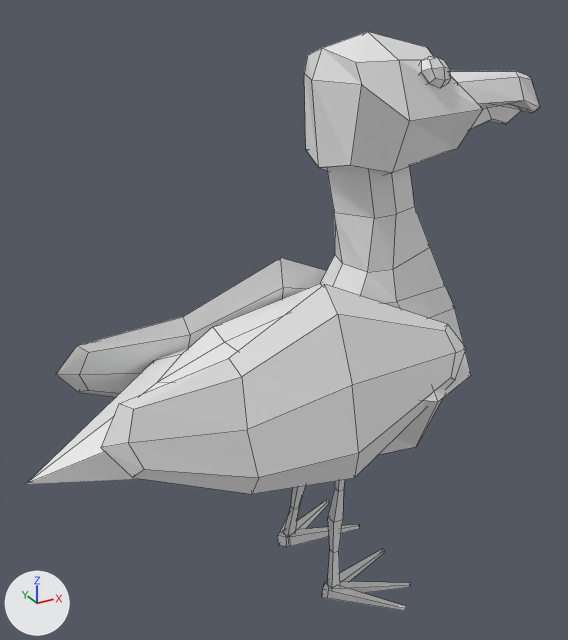
The Blender file 09_NPC/Model/Mr_Birds.blend as it was, and as the next commit left it.
The view is the same before and after, from a 50 mm camera at (-7.58, -12.81, 12.76) aimed at (-0.34, 0.36, 6.17). The axes (+X, +Y, +Z) are drawn at lower left. The lights are the same throughout. Mesh edges are drawn as thin lines.

Names of what the first picture shows: 'Darker', 'bec', 'body', 'foot'.
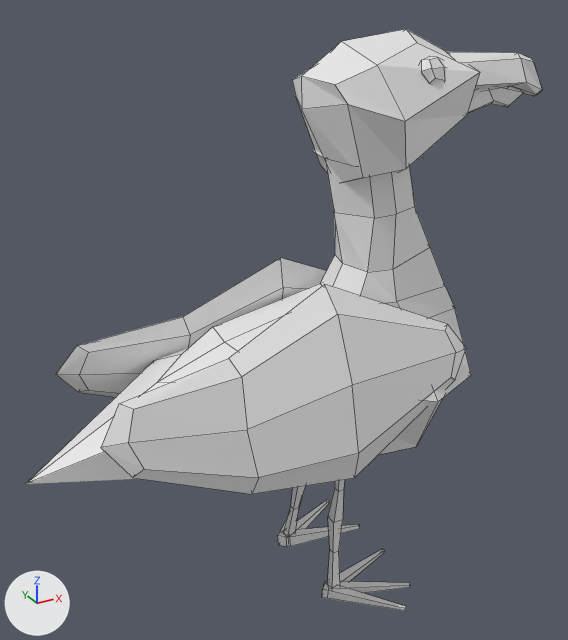
Diff of the bpy script that builds the scene:
```diff
--- a/09_NPC/Model/Mr_Birds.blend.py
+++ b/09_NPC/Model/Mr_Birds.blend.py
@@ me_cube_001 @@
 me_cube_001.from_pydata(...)  # 105 vertices, 100 faces; spans x -5.93..3.94, y -1.95..1.95, z 3.03..11.79
 # used by ob_body; location = (0.0, 0.0, 0.0)
+# me_cube_001 part 1: the loose piece of 32 vertices spanning x 0.04..3.72, y -1.42..1.42, z 8.96..11.79 is multiplied about its middle by the matrix ((0.938, 0.041, -0.343), (-0.02, 0.998, 0.064), (0.345, -0.053, 0.937)), then moved by (-0.07, 0.0, 0.16)
@@ me_cube_004 @@
 me_cube_004.from_pydata(...)  # 66 vertices, 56 faces; spans x 2.69..5.86, y -0.58..0.58, z 9.65..10.99
 # used by ob_bec; location = (0.0, 0.0, 0.0)
+# me_cube_004 part 2: the whole mesh is moved by (0.0, 0.0, 0.36)
```

Changed parts and their boxes [x1, y1, x2, y2] in the pictures (568 x 640 px; the box of a moved part takes in the faces that stretch with it):
'body', reshaped
    before: [26, 32, 483, 484]
    after: [26, 29, 480, 484]
'bec', mesh moved
    before: [451, 71, 540, 129]
    after: [448, 52, 542, 113]
part 1 of me_cube_001, moved or reshaped
    before: [304, 32, 483, 175]
    after: [293, 29, 480, 182]
